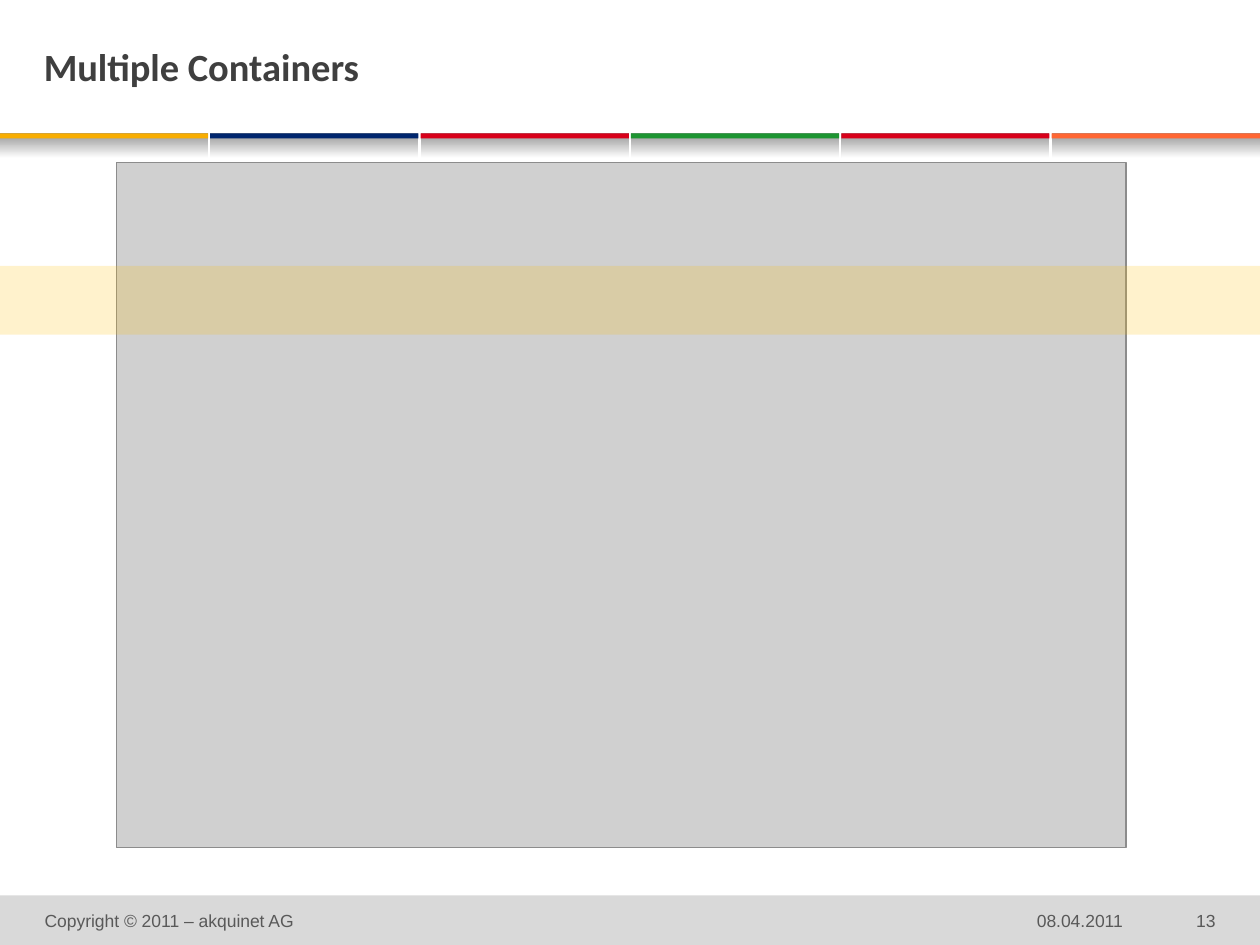
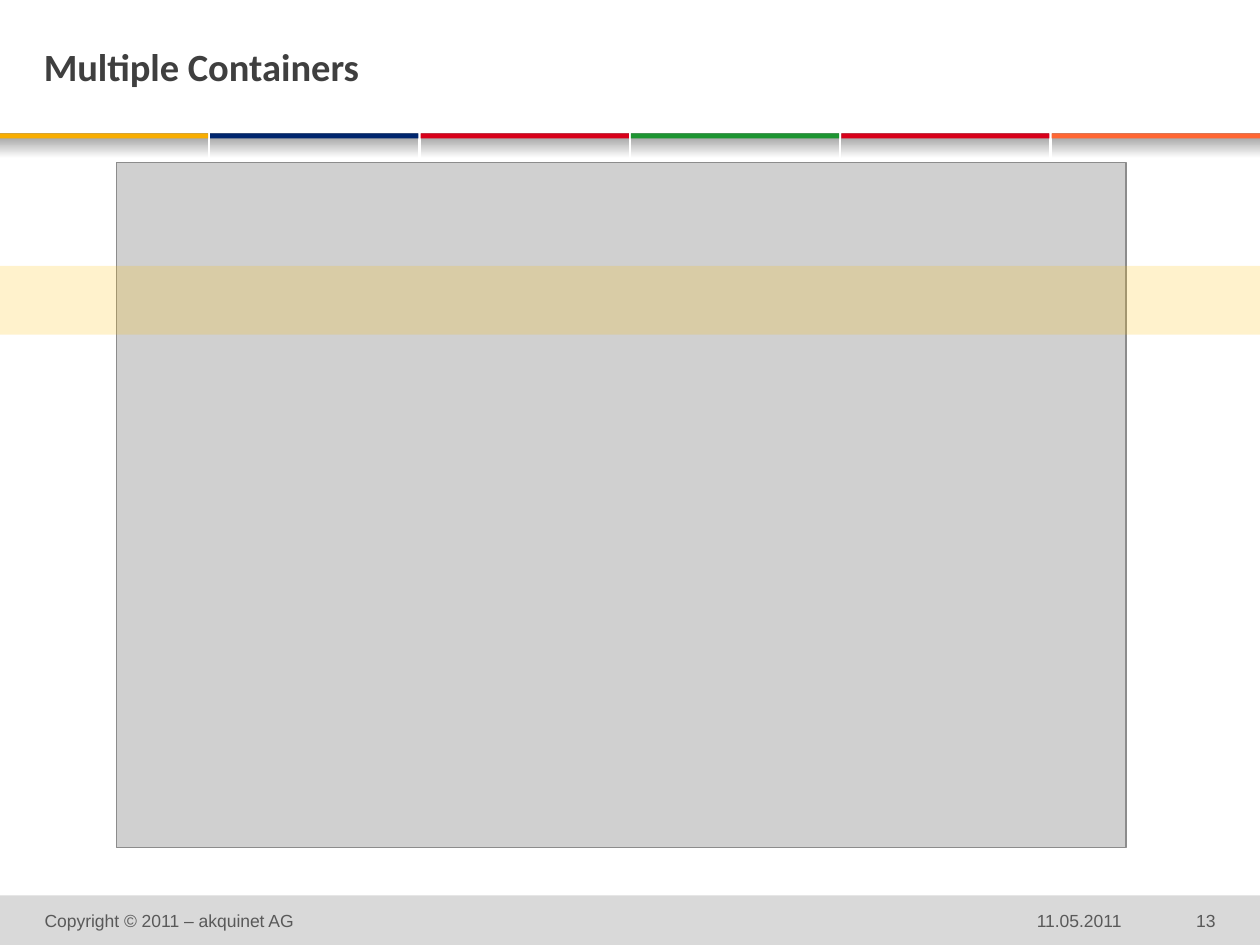
Before and after one commit to michaelschuetz/seamArquillian-linuxtag2011, a slide deck: slide 13 of doc/linuxtag_SeamArquillian_de.pptx. Drawn at 1260x945 pixels with LibreOffice and Linux fonts; fonts in the diff are those of the drawing; grey boxes stand for pictures; background and template pictures are left out. Boxes give left, top, right and bottom in pixels: in the first picture for what was removed or moved away, otherwise in the second. Text is boxed around its words. In the diff, an @@ line names an element or a change of style, - is before the commit and + after.

```diff
--- a/doc/linuxtag_SeamArquillian_de.pptx
+++ b/doc/linuxtag_SeamArquillian_de.pptx
@@ text at bbox=[1037, 915, 1122, 927]: text changed @@
-08.04.2011
+11.05.2011
```
Also in this commit, not shown: 14 other slides changed.
